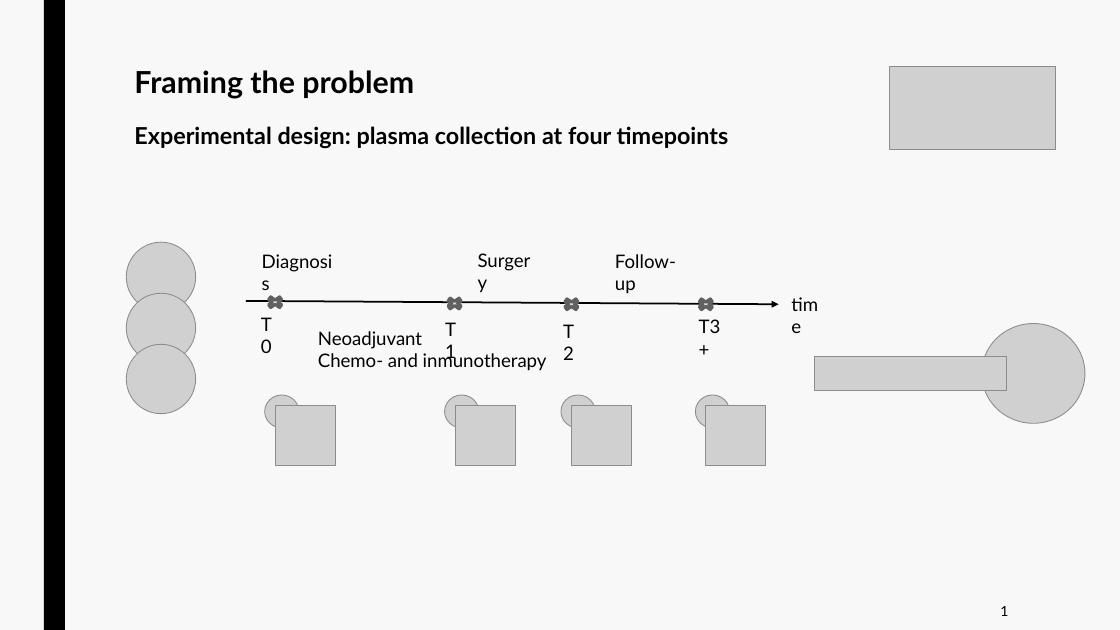
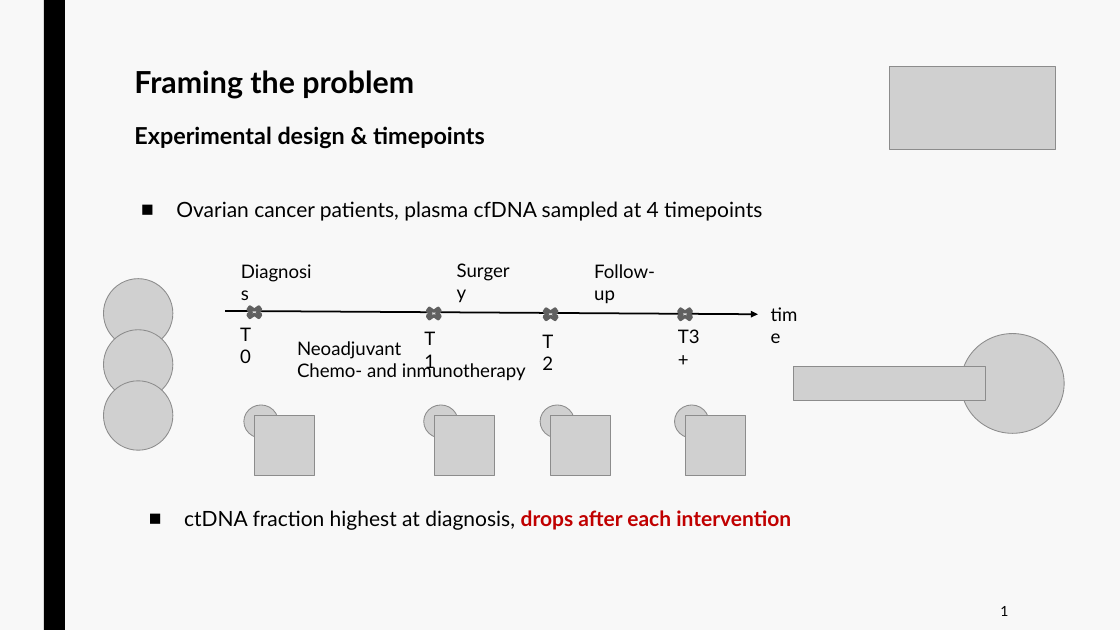
Before and after one commit to jurtasun/presentations, a slide deck: slide 2 of 202609_vhio_symposium/202609_vhio_technical.ppt. Drawn at 1120x630 pixels with LibreOffice and Linux fonts; fonts in the diff are those of the drawing; grey boxes stand for pictures. Boxes give left, top, right and bottom in pixels: in the first picture for what was removed or moved away, otherwise in the second. Text is boxed around its words. In the diff, an @@ line names an element or a change of style, - is before the commit and + after.

```diff
--- a/202609_vhio_symposium/202609_vhio_technical.ppt
+++ b/202609_vhio_symposium/202609_vhio_technical.ppt
@@ title at <box>134,70,485,149</box>: text changed @@
-Framing the problem
-Experimental design: plasma collection at four timepoints
+Framing the problem
+Experimental design & timepoints
@@ text added at <box>176,201,762,221</box>, 18 pt, text #000000 @@
+■ Ovarian cancer patients, plasma cfDNA sampled at 4 timepoints
@@ 10 pictures, 9 texts, 4 crosses, 1 arrow: place and size @@
-10 pictures, 9 texts, 4 crosses, 1 arrow at <box>246,245,1086,465</box>
+10 pictures, 9 texts, 4 crosses, 1 arrow at <box>225,255,1065,476</box>
@@ 3 pictures: place and size @@
-3 pictures at <box>126,242,196,414</box>
+3 pictures at <box>103,279,173,450</box>
@@ text added at <box>184,510,791,530</box>, 18 pt, text #000000 @@
+■ ctDNA fraction highest at diagnosis, drops after each intervention
```
Also in this commit, not shown: 1 other slide changed, 20 slides added, 8 slides removed, 28 other files.
